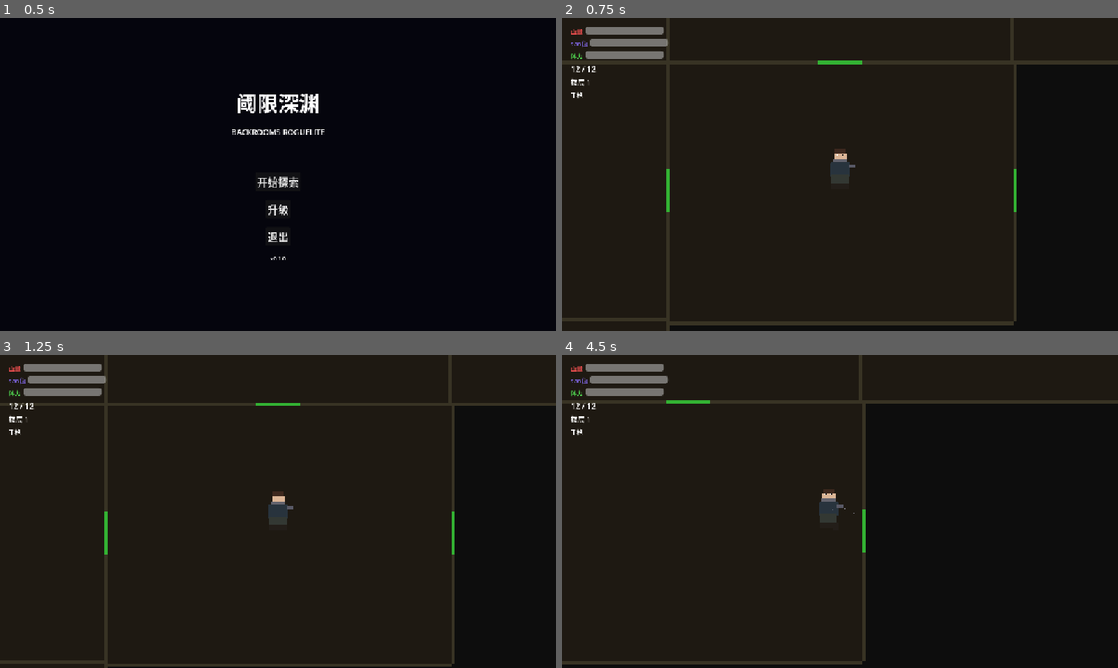
Above: before the commit, frames 1-4 (two rows, left to right).
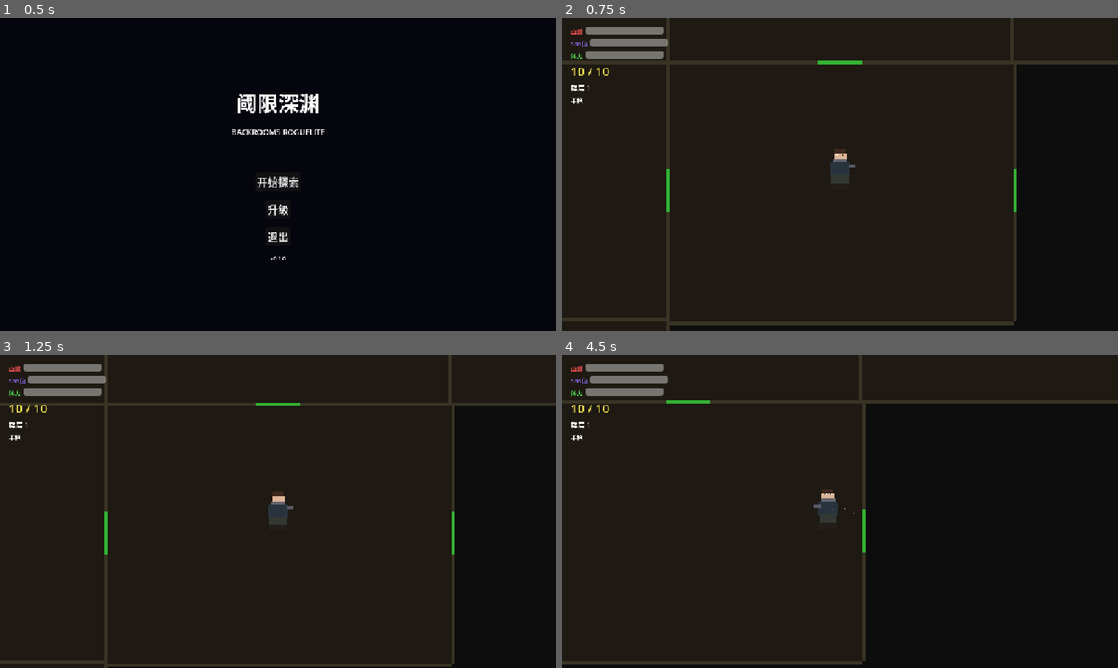
Above: after the commit, the same moments.

Repository: WhiteGiverMa/backrooms-roguelite
Game: Godot game, scene res://scenes/ui/main_menu.tscn
Two runs of this game, one before a commit and one after it. Both use one fixed random seed, a clock stepped at 60 frames per second and the inputs below.
Inputs (mouse positions are in pixels of both pictures, inside the frame that each line leads up to):
- Up to frame 1 (0.5 s): no input
- Up to frame 2 (0.75 s): click "开始探索" at 0.5 s
- Up to frame 3 (1.25 s): no input
- Up to frame 4 (4.5 s): tap Enter at 1.25 s; move the mouse to (962, 495) at 1.27 s; hold D (move_right) 1.28-2.03 s; tap E (interact) at 1.35, 2.3, 2.85, 3.8, 4.35 s; move the mouse to (728, 527) at 2.02 s; hold S (move_down) 2.03-2.78 s; tap Shift (dash) at 2.1 s; move the mouse to (895, 442) at 2.77 s; hold D (move_right) 2.78-3.53 s; move the mouse to (812, 574) at 3.52 s; hold W (move_up) 3.53-4.28 s; click (812, 574) at 3.6 s; move the mouse to (1006, 558) at 4.27 s; hold A (move_left) from 4.28 s (still down)

Frame 1 is identical in both runs. In frame 2, 0.2% of the frame differs, in the area x 1-9%, y 15-28%; in frame 3, 0.2%; in frame 4, 0.3%, in the area x 1-51%, y 15-52%.

Commit message:
feat: player facing, portal system, prominent ammo display
- Player sprite flips left/right based on movement direction

- Replace exit room with random portal placement (non-spawn room)

- Portal: blue square with label, press E to enter next floor

- Player PortalDetector (Area2D, layer 8) detects portal proximity

- Ammo label enlarged to 28px, yellow color for visibility

- Remove boss/exclusive exit room from enemy spawner

Diff:
--- a/scenes/levels/game_level.tscn
+++ b/scenes/levels/game_level.tscn
@@ -1,11 +1,12 @@
-[gd_scene load_steps=8 format=3]
+[gd_scene load_steps=10 format=3]
 
 [ext_resource type="Script" path="res://scripts/levels/level_generator.gd" id="1_generator"]
 [ext_resource type="Script" path="res://scripts/levels/enemy_spawner.gd" id="2_enemy_spawner"]
 [ext_resource type="Script" path="res://scripts/levels/item_spawner.gd" id="3_item_spawner"]
 [ext_resource type="PackedScene" path="res://scenes/levels/room_template.tscn" id="4_room_template"]
-[ext_resource type="Script" path="res://scripts/player/player.gd" id="5_player_script"]
-[ext_resource type="Script" path="res://scripts/ui/hud.gd" id="6_hud_script"]
+[ext_resource type="PackedScene" path="res://scenes/levels/portal.tscn" id="5_portal"]
+[ext_resource type="Script" path="res://scripts/player/player.gd" id="6_player_script"]
+[ext_resource type="Script" path="res://scripts/ui/hud.gd" id="7_hud_script"]
 
 [sub_resource type="CircleShape2D" id="circle_player"]
 radius = 18.0
@@ -13,15 +14,19 @@
 [sub_resource type="CircleShape2D" id="circle_hurtbox"]
 radius = 22.0
 
+[sub_resource type="CircleShape2D" id="circle_portal_detect"]
+radius = 60.0
+
 [node name="GameLevel" type="Node2D"]
 script = ExtResource("1_generator")
 room_templates = [ExtResource("4_room_template")]
+portal_template = ExtResource("5_portal")
 
 [node name="Player" type="CharacterBody2D" parent="." groups=["player"]]
 z_index = 10
 collision_layer = 2
 collision_mask = 1
-script = ExtResource("5_player_script")
+script = ExtResource("6_player_script")
 
 [node name="CollisionShape2D" type="CollisionShape2D" parent="Player"]
 shape = SubResource("circle_player")
@@ -55,6 +60,13 @@
 wait_time = 0.15
 one_shot = true
 
+[node name="PortalDetector" type="Area2D" parent="Player"]
+collision_layer = 0
+collision_mask = 8
+
+[node name="CollisionShape2D" type="CollisionShape2D" parent="Player/PortalDetector"]
+shape = SubResource("circle_portal_detect")
+
 [node name="Camera2D" type="Camera2D" parent="Player"]
 position_smoothing_enabled = true
 position_smoothing_speed = 8.0
@@ -124,8 +136,9 @@
 show_percentage = false
 
 [node name="AmmoLabel" type="Label" parent="HUD/VBoxContainer"]
-text = "12 / 12"
-theme_override_font_sizes/font_size = 18
+text = "10 / 10"
+theme_override_font_sizes/font_size = 28
+theme_override_colors/font_color = Color(0.9, 0.85, 0.3, 1)
 
 [node name="FloorLabel" type="Label" parent="HUD/VBoxContainer"]
 text = "楼层 1"
--- /dev/null
+++ b/scenes/levels/portal.tscn
@@ -0,0 +1,28 @@
+[gd_scene load_steps=3 format=3]
+
+[sub_resource type="CircleShape2D" id="circle_portal"]
+radius = 40.0
+
+[node name="Portal" type="Area2D"]
+collision_layer = 8
+collision_mask = 0
+
+[node name="CollisionShape2D" type="CollisionShape2D" parent="."]
+shape = SubResource("circle_portal")
+
+[node name="PortalVisual" type="ColorRect" parent="."]
+offset_left = -30.0
+offset_top = -30.0
+offset_right = 30.0
+offset_bottom = 30.0
+color = Color(0.3, 0.3, 0.9, 0.7)
+
+[node name="PortalLabel" type="Label" parent="."]
+offset_left = -40.0
+offset_top = -50.0
+offset_right = 40.0
+offset_bottom = -30.0
+text = "传送门 [E]"
+horizontal_alignment = 1
+theme_override_font_sizes/font_size = 14
+theme_override_colors/font_color = Color(0.9, 0.9, 1, 1)
--- a/scripts/levels/enemy_spawner.gd
+++ b/scripts/levels/enemy_spawner.gd
@@ -8,9 +8,6 @@
 func spawn_enemies(rooms: Array[Room]) -> void:
 	for i in range(rooms.size()):
 		var room = rooms[i]
-		if room.is_exit and boss_scene:
-			_spawn_boss(room)
-			continue
 		if i == 0:
 			continue
 
@@ -35,13 +32,3 @@
 			enemy.z_index = 5
 			add_child(enemy)
 			room.enemies.append(enemy)
-
-func _spawn_boss(room: Room) -> void:
-	if not boss_scene:
-		return
-	var boss = boss_scene.instantiate()
-	boss.global_position = room.global_position + Vector2(0, -100)
-	boss.z_index = 5
-	boss.died.connect(room.check_cleared)
-	add_child(boss)
-	room.enemies.append(boss)
--- a/scripts/levels/level_generator.gd
+++ b/scripts/levels/level_generator.gd
@@ -2,13 +2,14 @@
 class_name LevelGenerator
 
 @export var room_templates: Array[PackedScene] = []
+@export var portal_template: PackedScene
 @export var rooms_per_floor: int = 12
 @export var room_size: Vector2 = Vector2(800, 600)
 
 var generated_rooms: Array[Room] = []
 var room_positions: Array[Vector2] = []
 var spawn_room: Room = null
-var exit_room: Room = null
+var portal_room: Room = null
 
 func _ready() -> void:
 	generate_floor()
@@ -19,6 +20,7 @@
 	_place_rooms()
 	_connect_rooms()
 	_place_doors()
+	_place_portal()
 	_place_player()
 	_place_enemies_and_items()
 
@@ -29,7 +31,7 @@
 	generated_rooms.clear()
 	room_positions.clear()
 	spawn_room = null
-	exit_room = null
+	portal_room = null
 
 func _generate_room_layout() -> void:
 	var grid: Dictionary = {}
@@ -76,8 +78,6 @@
 		generated_rooms.append(room)
 
 	spawn_room = generated_rooms[0]
-	exit_room = generated_rooms[generated_rooms.size() - 1]
-	exit_room.is_exit = true
 
 func _connect_rooms() -> void:
 	for i in generated_rooms.size():
@@ -93,9 +93,9 @@
 func _get_direction(from: Room, to: Room) -> int:
 	var diff = to.global_position - from.global_position
 	if abs(diff.x) > abs(diff.y):
-		return 3 if diff.x > 0 else 2  # RIGHT : LEFT
+		return 3 if diff.x > 0 else 2
 	else:
-		return 1 if diff.y > 0 else 0  # DOWN : UP
+		return 1 if diff.y > 0 else 0
 
 func _place_doors() -> void:
 	var placed_pairs: Dictionary = {}
@@ -115,6 +115,20 @@
 			a.add_door(_get_direction(a, b))
 			b.add_door(_get_direction(b, a))
 
+func _place_portal() -> void:
+	if not portal_template or generated_rooms.size() < 2:
+		return
+
+	var candidates = generated_rooms.duplicate()
+	candidates.erase(spawn_room)
+	if candidates.is_empty():
+		return
+
+	portal_room = candidates[randi() % candidates.size()]
+	var portal = portal_template.instantiate()
+	portal.position = Vector2(0, 0)
+	portal_room.add_child(portal)
+
 func _place_player() -> void:
 	var player_node = get_tree().get_first_node_in_group("player")
 	if player_node and spawn_room:
--- a/scripts/player/player.gd
+++ b/scripts/player/player.gd
@@ -35,6 +35,8 @@
 var anim_timer: float = 0.0
 var anim_speed: float = 0.12
 var last_move_dir: Vector2 = Vector2.DOWN
+var facing_right: bool = true
+var near_portal: bool = false
 
 @onready var sprite: Sprite2D = $Sprite2D
 @onready var weapon_pivot: Node2D = $WeaponPivot
@@ -42,12 +44,15 @@
 @onready var dash_particles: CPUParticles2D = $DashParticles
 @onready var hurtbox: Area2D = $Hurtbox
 @onready var hit_flash_timer: Timer = $HitFlashTimer
+@onready var portal_detector: Area2D = $PortalDetector
 
 func _ready() -> void:
 	apply_meta_upgrades()
 	_generate_sprite_texture()
 	hurtbox.body_entered.connect(_on_hurtbox_body_entered)
 	hurtbox.area_entered.connect(_on_hurtbox_area_entered)
+	portal_detector.area_entered.connect(_on_portal_area_entered)
+	portal_detector.area_exited.connect(_on_portal_area_exited)
 	_give_starting_weapon()
 
 func _give_starting_weapon() -> void:
@@ -191,6 +196,12 @@
 	if input_dir != Vector2.ZERO:
 		velocity = input_dir * move_speed
 		last_move_dir = input_dir
+		if input_dir.x > 0:
+			facing_right = true
+			sprite.scale.x = abs(sprite.scale.x)
+		elif input_dir.x < 0:
+			facing_right = false
+			sprite.scale.x = -abs(sprite.scale.x)
 	else:
 		velocity = velocity.move_toward(Vector2.ZERO, move_speed * 10 * delta)
 
@@ -223,6 +234,9 @@
 
 	if Input.is_action_just_pressed("reload") and current_weapon:
 		current_weapon.start_reload()
+
+	if Input.is_action_just_pressed("interact") and near_portal:
+		_use_portal()
 
 func _update_animation(input_dir: Vector2) -> void:
 	var fw = SPRITE_SIZE * SCALE
@@ -281,3 +295,15 @@
 	is_dead = true
 	sprite.modulate = Color(1, 0.3, 0.3, 1)
 	GameManager.game_over()
+
+func _on_portal_area_entered(area: Area2D) -> void:
+	near_portal = true
+
+func _on_portal_area_exited(area: Area2D) -> void:
+	near_portal = false
+
+func _use_portal() -> void:
+	RunManager.next_floor()
+	var level_generator = get_parent()
+	if level_generator and level_generator.has_method("generate_floor"):
+		level_generator.generate_floor()
Not shown: 1 places in scenes/levels/game_level.tscn that only renumber resources
